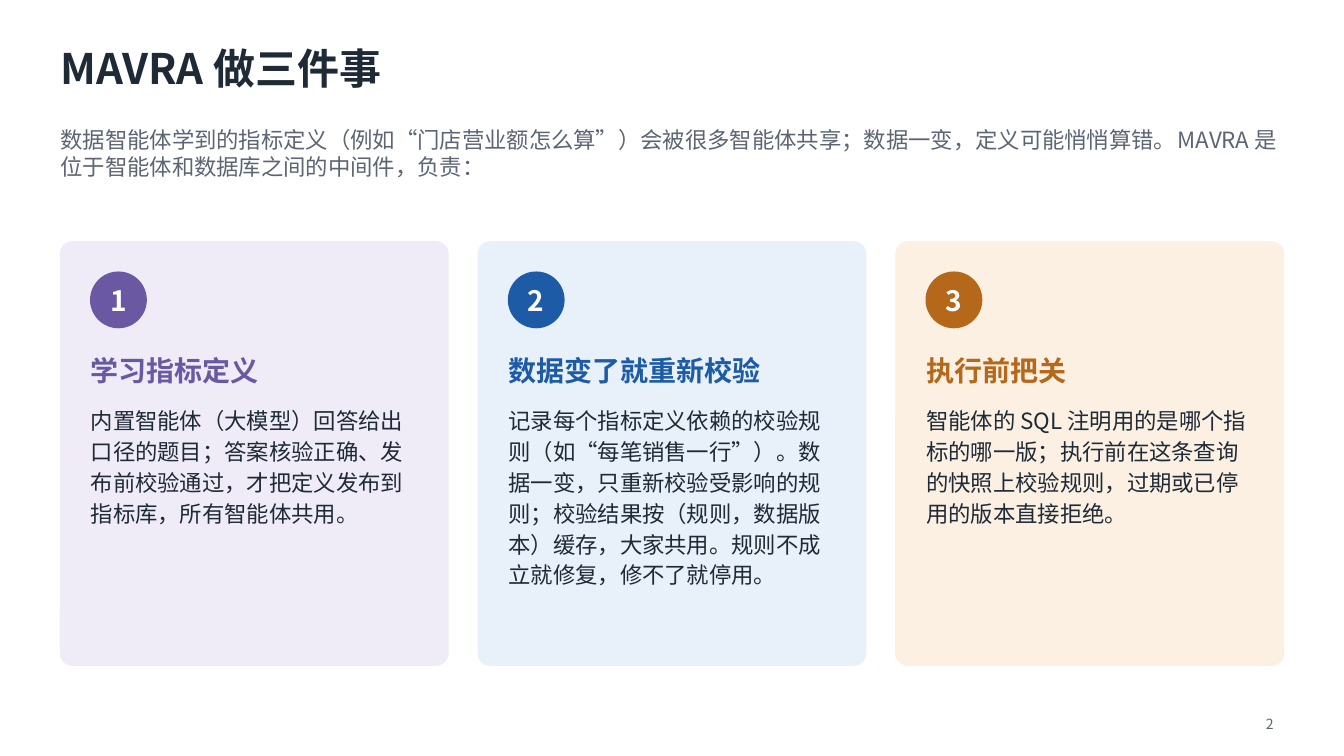
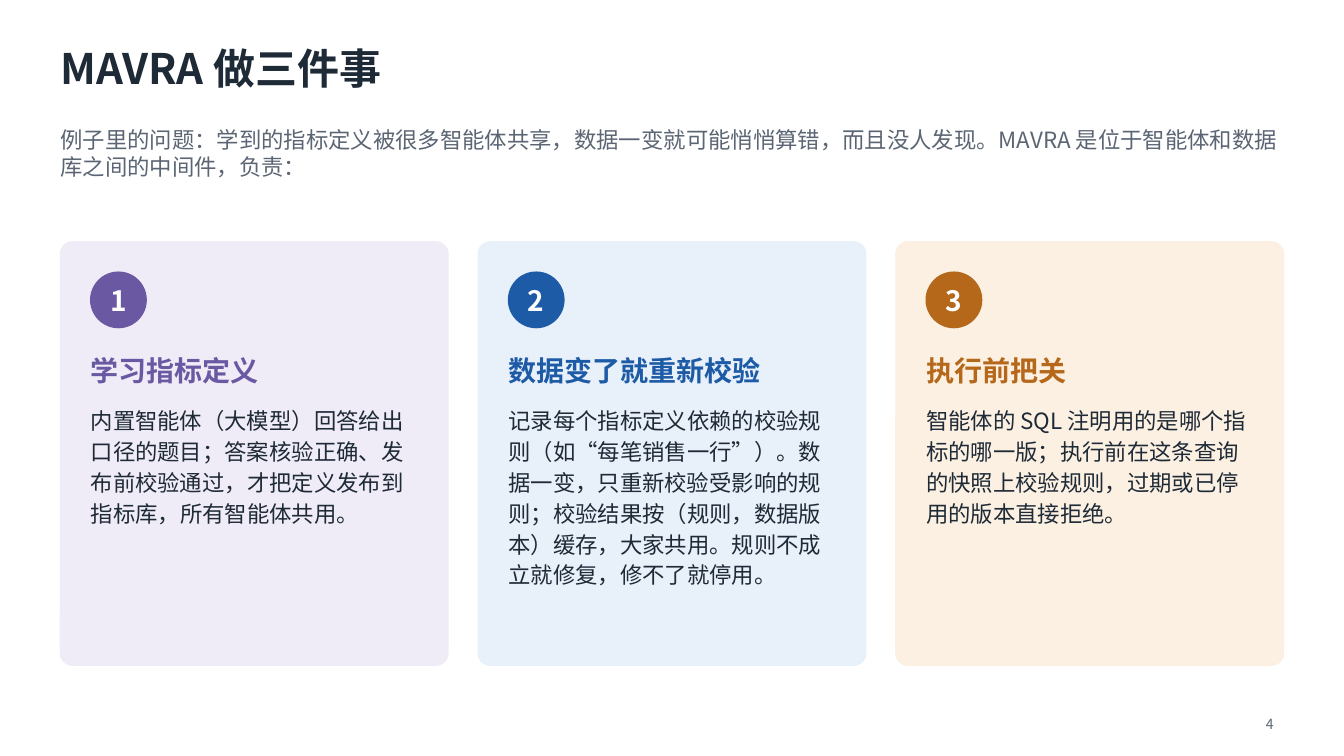
Before and after one commit to mmmttt000045/agent4db-adapter, a slide deck: slide 4 of docs/mavra-system.pptx (slide 2 before the commit). Drawn at 1344x756 pixels with LibreOffice and Linux fonts; fonts in the diff are those of the drawing. Boxes give left, top, right and bottom in pixels: in the first picture for what was removed or moved away, otherwise in the second. Text is boxed around its words. In the diff, an @@ line names an element or a change of style, - is before the commit and + after.

```diff
--- a/docs/mavra-system.pptx
+++ b/docs/mavra-system.pptx
@@ text at (x1=60, y1=129, x2=1277, y2=177): text changed @@
-数据智能体学到的指标定义（例如“门店营业额怎么算”）会被很多智能体共享；数据一变，定义可能悄悄算错。MAVRA 是位于智能体和数据库之间的中间件，负责：
+例子里的问题：学到的指标定义被很多智能体共享，数据一变就可能悄悄算错，而且没人发现。MAVRA 是位于智能体和数据库之间的中间件，负责：
@@ page number at (x1=1266, y1=719, x2=1274, y2=729): text changed @@
-2
+4
```
Also in this commit, not shown: 5 other slides changed, 1 slide added, 3 other files.
